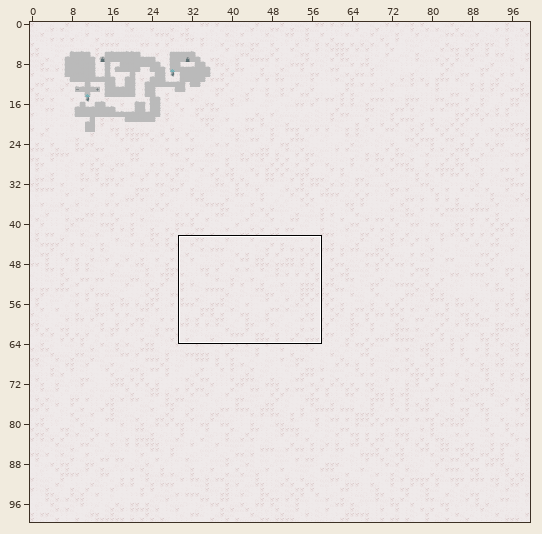
A Tiled map gets an edit: tmx/map.tmx. Above, an overview of the earlier version with the close-up marked.
Close-up. Before the commit:
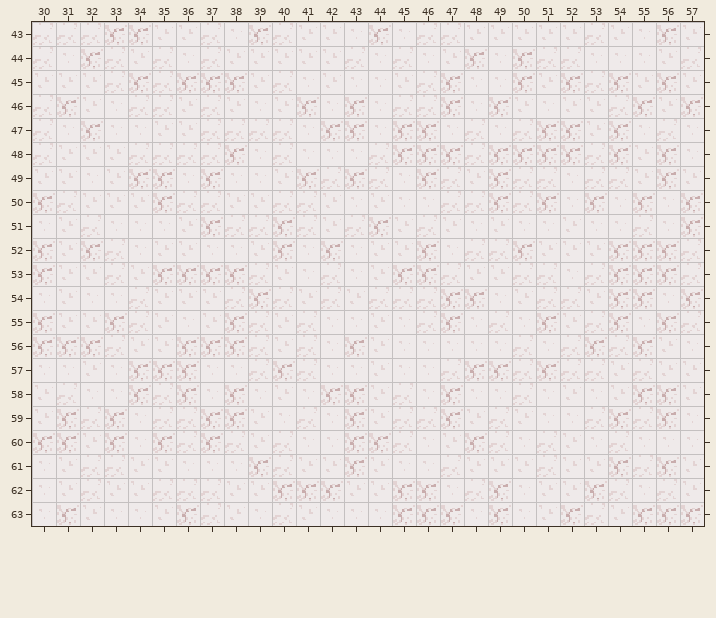
Cells are 16x16 px. Shown: x 30..57, y 43..63. The commit also changed other parts of the map, which this record leaves out.
After:
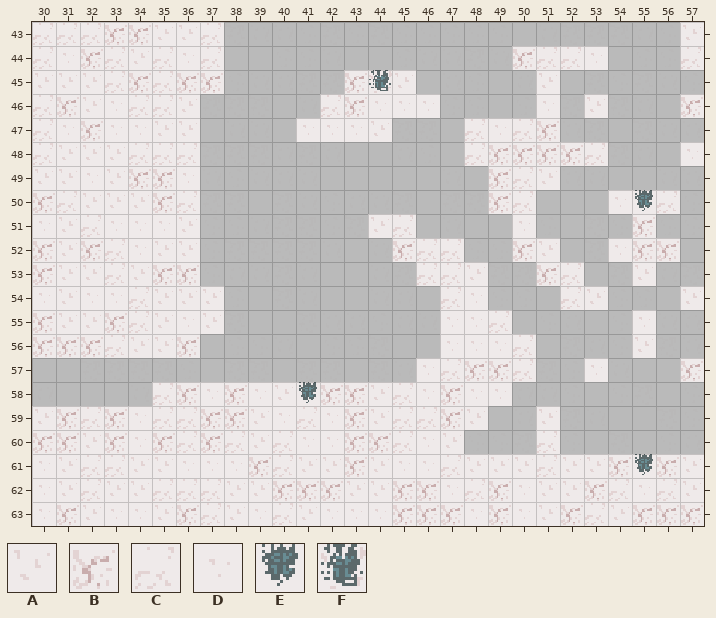
Key: from "TestSet": A 0, B 1, C 2, D 3, E 16, F 17.
_ is an empty cell.
From old to new:
Layer "Collision":
y 43: x 38..56 DBCAADBDCCAAAAACADB -> ___________________
y 44: x 38..49 AAAAACDCDABD -> ____________; x 54..56 DDA -> ___
y 45: x 38..44 BACDADD -> _____BF; x 46..50 CBDDB -> _____; x 52..57 BCBABA -> ______
y 46: x 37..42 CADABD -> _____C; x 45..50 CCBDBA -> DD____; x 52 A -> _; x 54..56 CBA -> ___
y 47: x 37..40 CCCC -> ____; x 42..47 BBDBBD -> DDA___; x 52..57 BABDCD -> ______
y 48: x 37..47 CBDCDDDCBBB -> ___________; x 54..56 BAB -> ___
y 49: x 37..48 BDDABCBCDBCA -> ____________; x 51..57 CDCCABA -> A______
y 50: x 37..48 CAACCADADDCC -> ____________; x 51..53 BDB -> ___; x 55..57 BDB -> EC_
y 51: x 37..49 BCCBCACBACADA -> _______AC____; x 51..57 DADDCDB -> ____B__
y 52: x 37..49 DDABDBDAABDCC -> ________BCC__; x 52..54 AAB -> __D; x 57 C -> _
y 53: x 37..46 BBCADCDABB -> _________C; x 49..57 ACCDCBBBC -> __BC__A__
y 54: x 38..51 CBCACACCCBBDAC -> _________CD___; x 54..57 BBDB -> ___A
y 55: x 38..47 BCACDDADCB -> _________D; x 50..54 DBACB -> _____; x 56..57 BC -> __
y 56: x 37..46 BBCACDBADD -> __________; x 51..57 DCBCBAD -> ____A__
y 57: x 30..45 DDADBBBDDCBCDDAD -> ________________; x 51..57 BCCACAA -> __D___B
y 58: x 30..34 ACDDB -> _____; x 41 D -> E; x 50..57 CDADABBA -> ________
y 59: x 49..57 CADDCBCBD -> __A______
y 60: x 48..50 BCD -> ___; x 52..57 ADCDDD -> ______
y 61: x 55 C -> E
Changed places in both close-ups, as pixel boxes (x1, y1, x2, y2):
changed: (32, 22, 704, 477)
